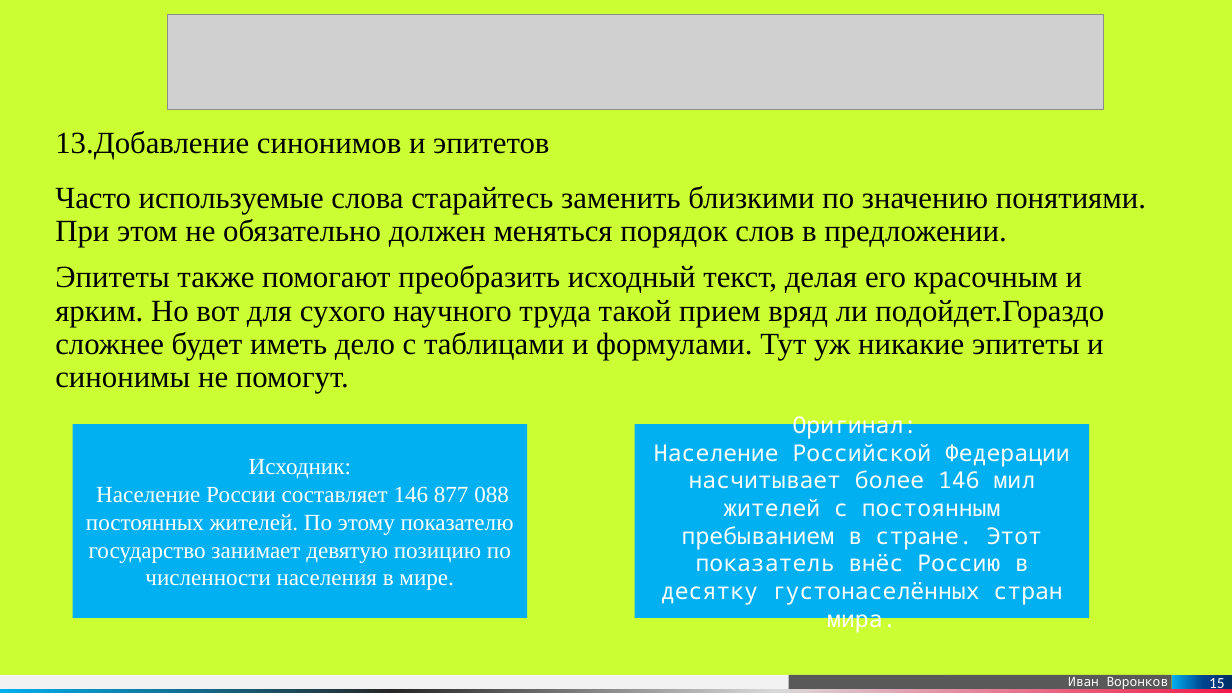
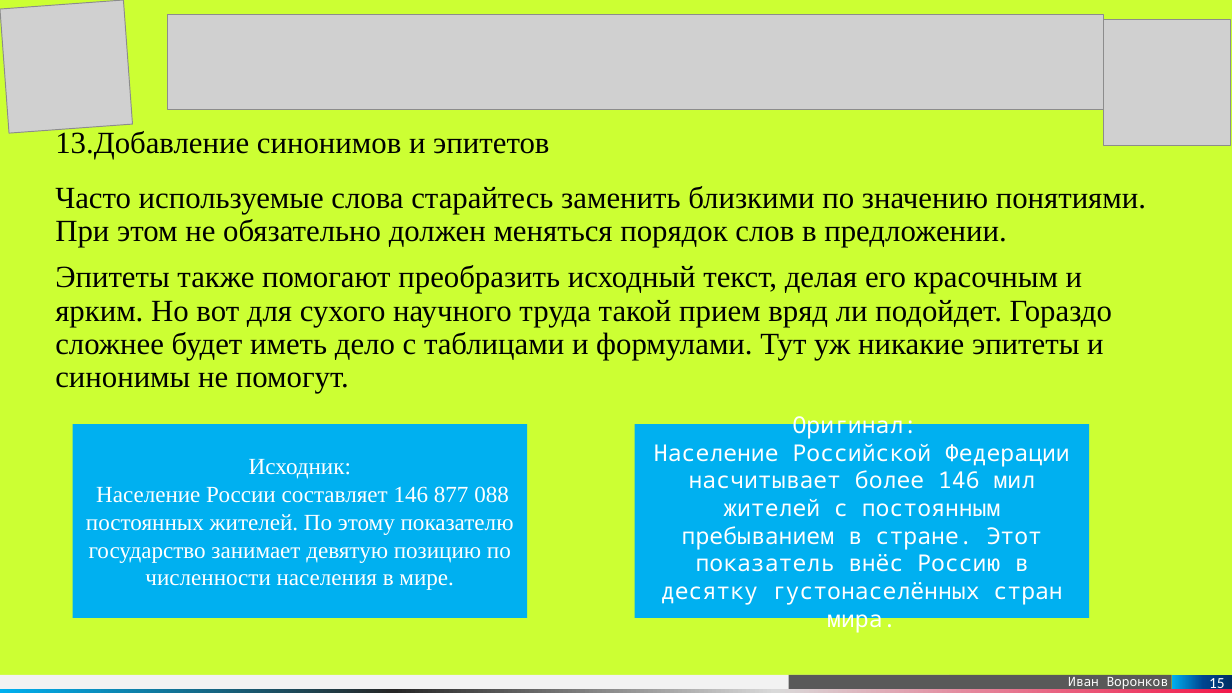
Before and after one commit to NurzhanKalniyazov/anti, a slide deck: slide 15 of Антиплагиат.pptx. Drawn at 1232x693 pixels with LibreOffice and Linux fonts; fonts in the diff are those of the drawing; grey boxes stand for pictures. Boxes give left, top, right and bottom in pixels: in the first picture for what was removed or moved away, otherwise in the second. Text is boxed around its words. In the diff, an @@ line names an element or a change of style, - is before the commit and + after.

```diff
--- a/Антиплагиат.pptx
+++ b/Антиплагиат.pptx
@@ picture added at [0,0,133,134] @@
@@ picture added at [1104,19,1231,146] @@
@@ text at [55,265,1112,393]: spaces changed @@
-Эпитеты также помогают преобразить исходный текст, делая его красочным и ярким. Но вот для сухого научного труда такой прием вряд ли подойдет.Гораздо сложнее будет иметь дело с таблицами и формулами. Тут уж никакие эпитеты и синонимы не помогут.
+Эпитеты также помогают преобразить исходный текст, делая его красочным и ярким. Но вот для сухого научного труда такой прием вряд ли подойдет. Гораздо сложнее будет иметь дело с таблицами и формулами. Тут уж никакие эпитеты и синонимы не помогут.
```
Also in this commit, not shown: 16 other slides changed, 5 other files.
